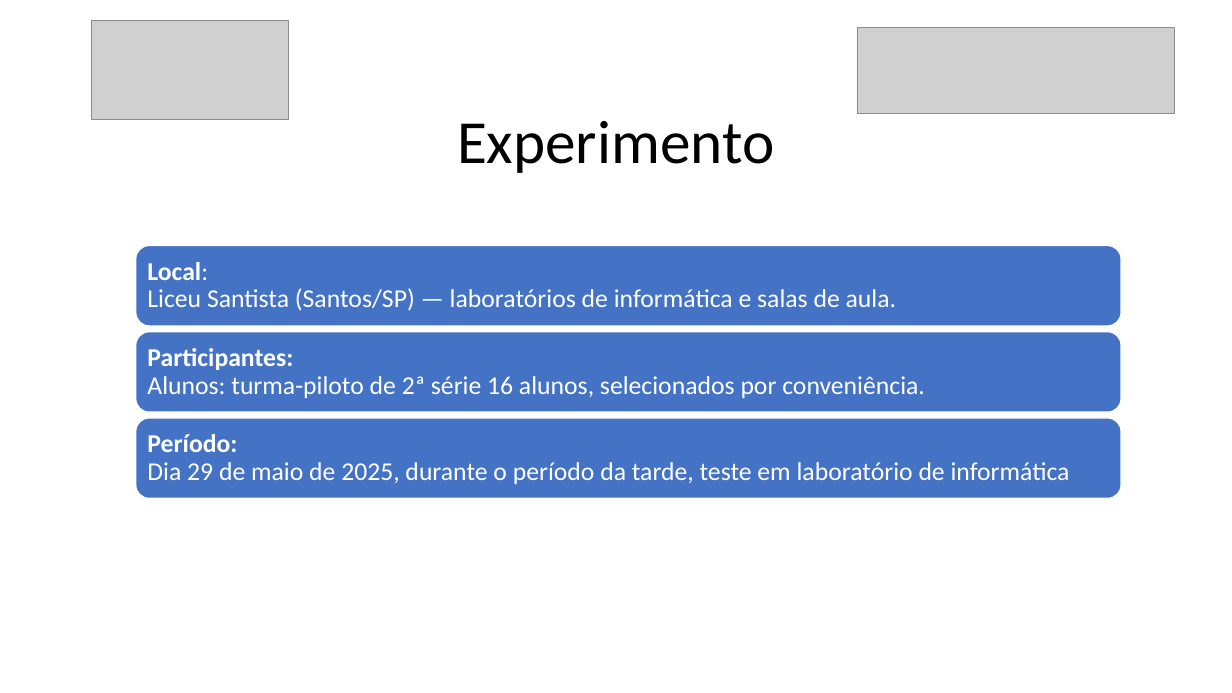
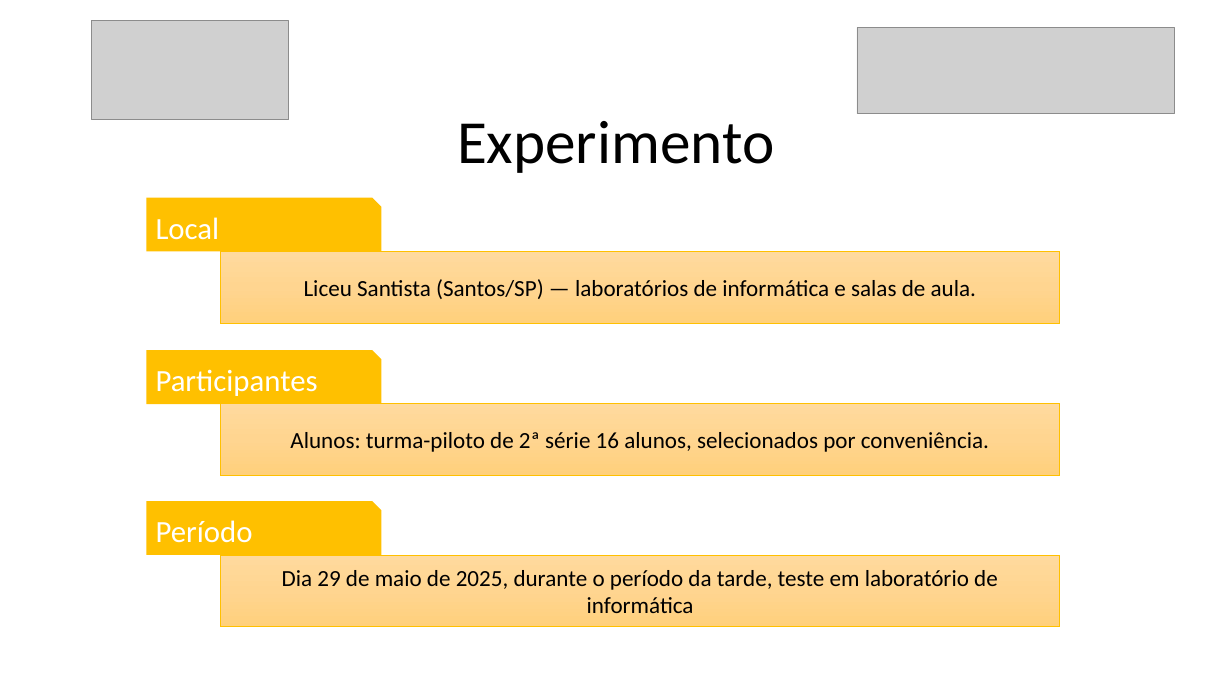
Before and after one commit to danilovaz7/curso-tecnico, a slide deck: slide 11 of liceu/3semestre/projeto integrador/tcc slide.pptx. Drawn at 1232x693 pixels with LibreOffice and Linux fonts; fonts in the diff are those of the drawing; grey boxes stand for pictures. Boxes give left, top, right and bottom in pixels: in the first picture for what was removed or moved away, otherwise in the second. Text is boxed around its words. In the diff, an @@ line names an element or a change of style, - is before the commit and + after.

```diff
--- a/liceu/3semestre/projeto integrador/tcc slide.pptx
+++ b/liceu/3semestre/projeto integrador/tcc slide.pptx
@@ snip rect added at bbox=[146, 198, 381, 251], fill #FFC000, 24 pt, text #FFFFFF @@
+Local
@@ freeform shape removed at bbox=[136, 246, 1121, 326] @@
-Local:
-Liceu Santista (Santos/SP) — laboratórios de informática e salas de aula.
@@ rectangle added at bbox=[221, 251, 1060, 323], fill gradient #FFDB9E to #FFD590 to #FFD07C, outline #FFC000 0.5 pt, 18 pt, text #000000 @@
+Liceu Santista (Santos/SP) — laboratórios de informática e salas de aula.
@@ freeform shape removed at bbox=[136, 332, 1121, 412] @@
-Participantes:
-Alunos: turma-piloto de 2ª série 16 alunos, selecionados por conveniência.
@@ snip rect added at bbox=[146, 350, 381, 404], fill #FFC000, 24 pt, text #FFFFFF @@
+Participantes
@@ freeform shape removed at bbox=[136, 418, 1121, 498] @@
-Período:
-Dia 29 de maio de 2025, durante o período da tarde, teste em laboratório de informática
@@ rectangle added at bbox=[221, 403, 1060, 475], fill gradient #FFDB9E to #FFD590 to #FFD07C, outline #FFC000 0.5 pt, 18 pt, text #000000 @@
+Alunos: turma-piloto de 2ª série 16 alunos, selecionados por conveniência.
@@ snip rect added at bbox=[146, 501, 381, 555], fill #FFC000, 24 pt, text #FFFFFF @@
+Período
@@ rectangle added at bbox=[221, 555, 1060, 628], fill gradient #FFDB9E to #FFD590 to #FFD07C, outline #FFC000 0.5 pt, 18 pt, text #000000 @@
+Dia 29 de maio de 2025, durante o período da tarde, teste em laboratório de informática
```
Also in this commit, not shown: 10 other slides changed.
